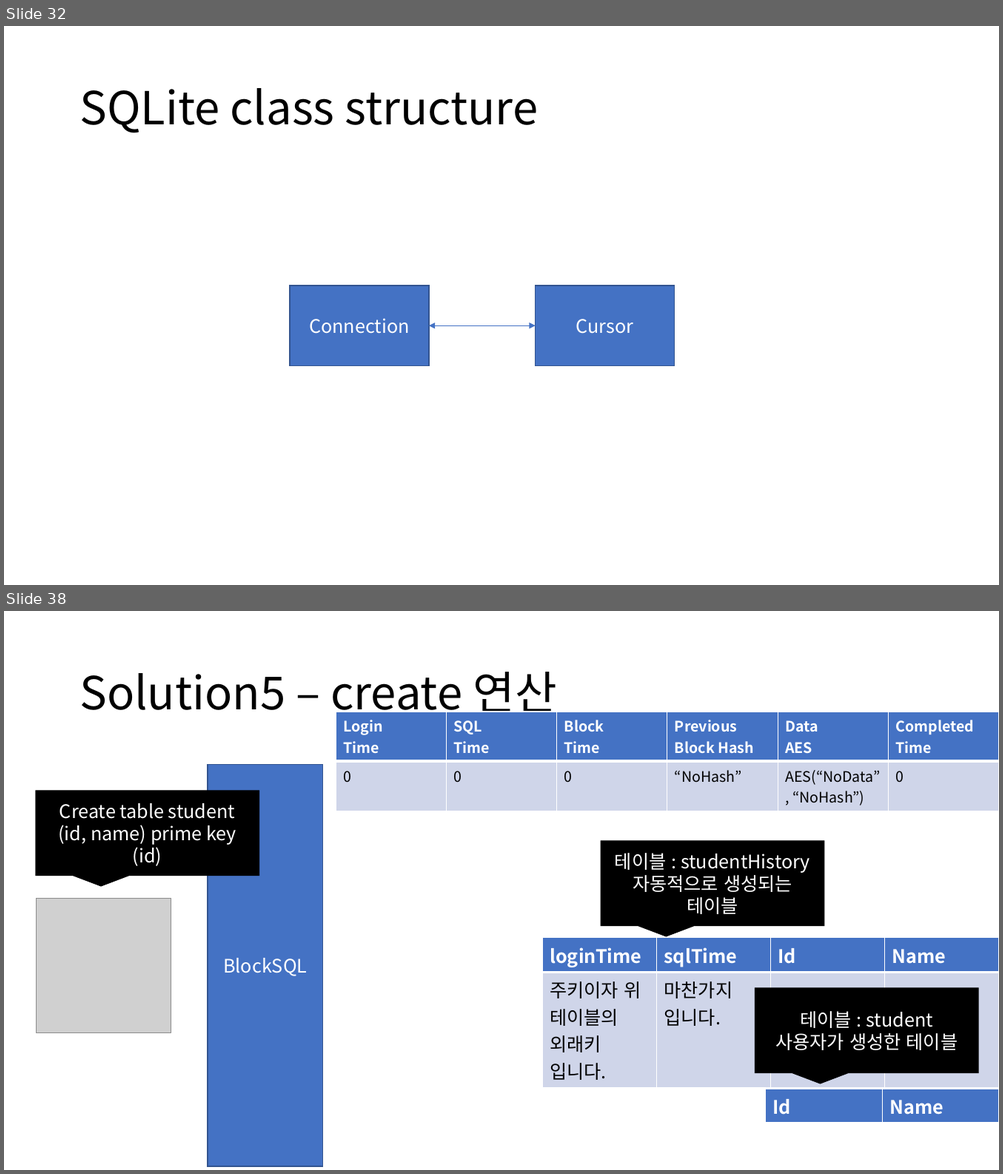
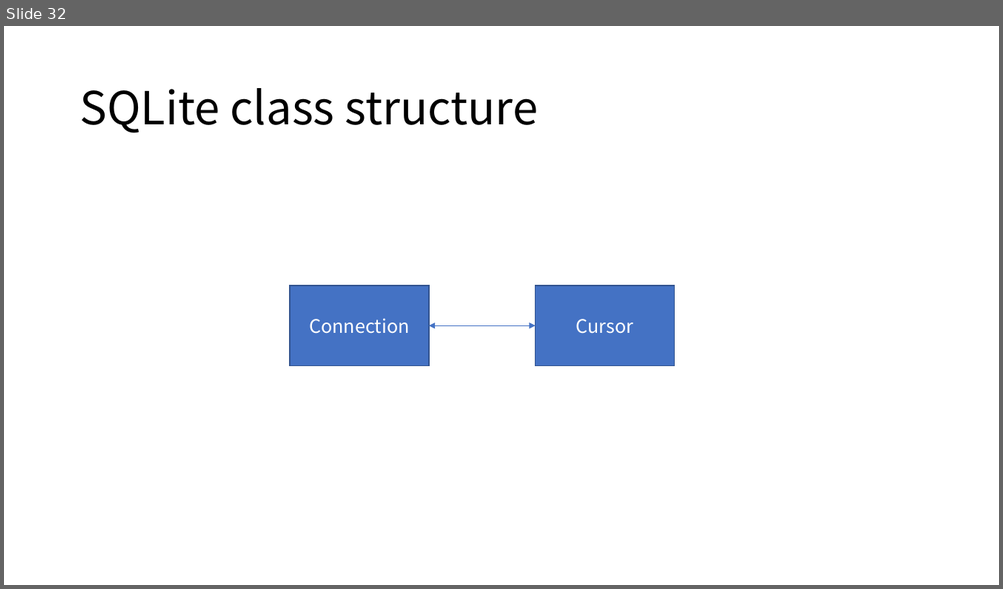
Before and after one commit to hslee1539/blockSQL, a slide deck: 컨셉.pptx. Shown one above the other, each under a label of ours: slides 32 and 38 before the commit, slide 32 after it; the slides between them are not shown. The pictures are 1003x1174 and 1003x589 pixels, drawn with LibreOffice and Linux fonts; fonts in the diff are those of the drawing; grey boxes stand for pictures. Boxes give left, top, right and bottom in pixels: in the first picture for what was removed or moved away, otherwise in the second. Text is boxed around its words. In the diff, an @@ line names an element or a change of style, - is before the commit and + after.

```diff
--- a/컨셉.pptx
+++ b/컨셉.pptx
@@ slide 38 removed at (4,611,999,1170), background #FFFFFF @@
@@ title removed at (79,672,556,721) @@
-Solution5 – create 연산
@@ table removed at (336,712,998,809), 2 rows, 6 columns @@
-Login / Time | SQL / Time | Block / Time | Previous Block Hash | Data / AES | Completed Time
-0 | 0 | 0 | “NoHash” | AES(“NoData”, “NoHash”) | 0
@@ rectangle removed at (208,765,324,1167) @@
-BlockSQL
@@ speech box removed at (36,791,259,876) @@
-Create table student
-(id, name) prime key (id)
@@ speech box removed at (601,842,824,926) @@
-테이블 : studentHistory
-자동적으로 생성되는 테이블
@@ picture removed at (36,898,171,1034) @@
@@ table removed at (542,938,999,1083), 2 rows, 4 columns @@
-loginTime | sqlTime | Id | Name
-주키이자 위 테이블의 외래키 입니다. | 마찬가지 입니다. |  | 
@@ speech box removed at (755,988,979,1073) @@
-테이블 : student
-사용자가 생성한 테이블
@@ table removed at (765,1089,999,1119), 1 rows, 2 columns @@
-Id | Name
```
Also in this commit, not shown: 1 slide changed, 30 other slides removed, 21 other files.
